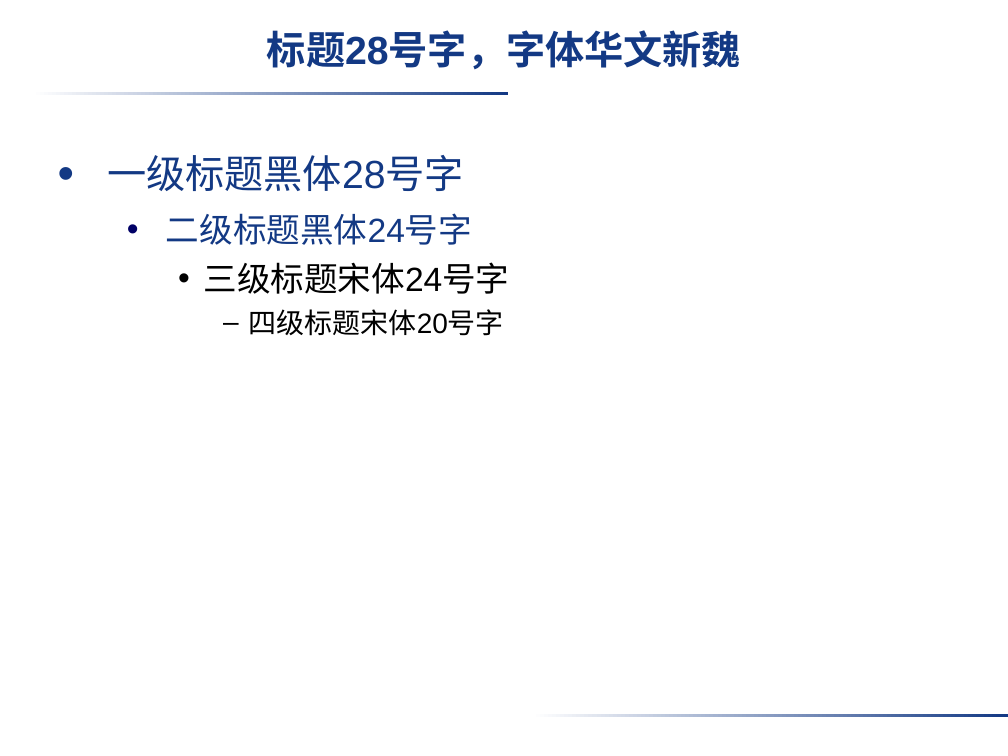
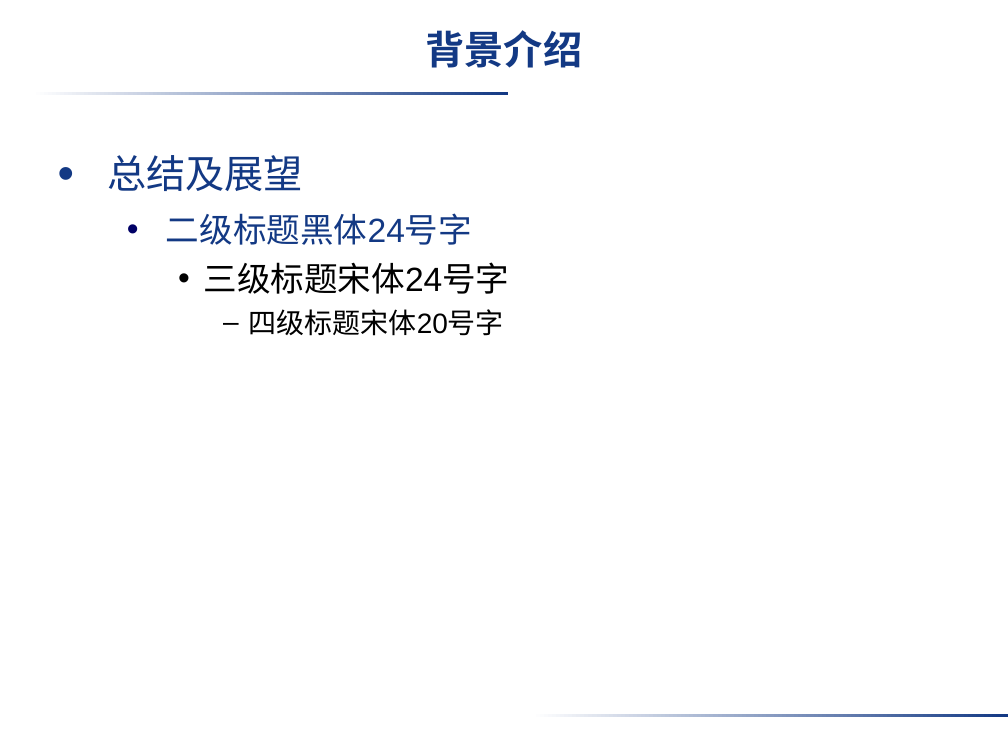
Before and after one commit to VirtuosWangH/Starling-Box2D-SiegeDuel, a slide deck: slide 3 of paper/学院模板/软件学院在职工程硕士答辩用PPT模板_1354065567253.ppt (slide 2 before the commit). Drawn at 1008x756 pixels with LibreOffice and Linux fonts; fonts in the diff are those of the drawing; background and template pictures are left out. Boxes give left, top, right and bottom in pixels: in the first picture for what was removed or moved away, otherwise in the second. Text is boxed around its words. In the diff, an @@ line names an element or a change of style, - is before the commit and + after.

```diff
--- a/paper/学院模板/软件学院在职工程硕士答辩用PPT模板_1354065567253.ppt
+++ b/paper/学院模板/软件学院在职工程硕士答辩用PPT模板_1354065567253.ppt
@@ title at <box>426,30,583,68</box>: text changed @@
-标题28号字，字体华文新魏
+背景介绍
@@ text at <box>107,155,303,191</box>: text changed @@
-• 一级标题黑体28号字
+• 总结及展望
```
Also in this commit, not shown: 7 slides added, 1 slide removed, 1 other file.
